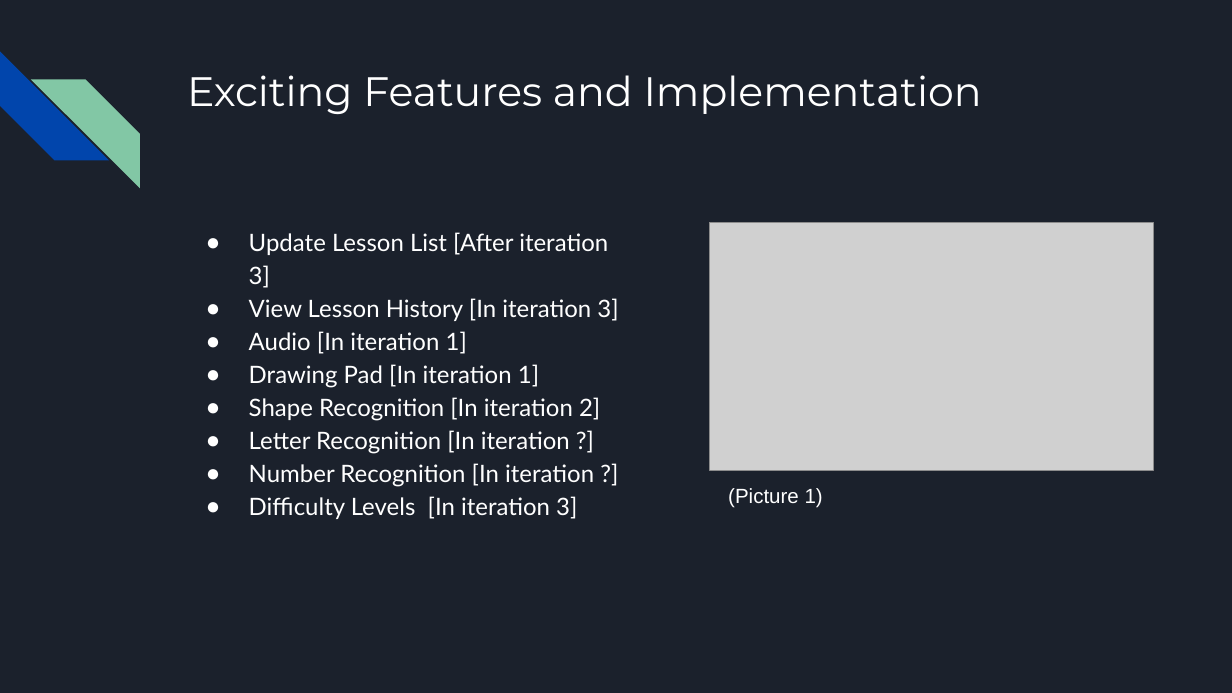
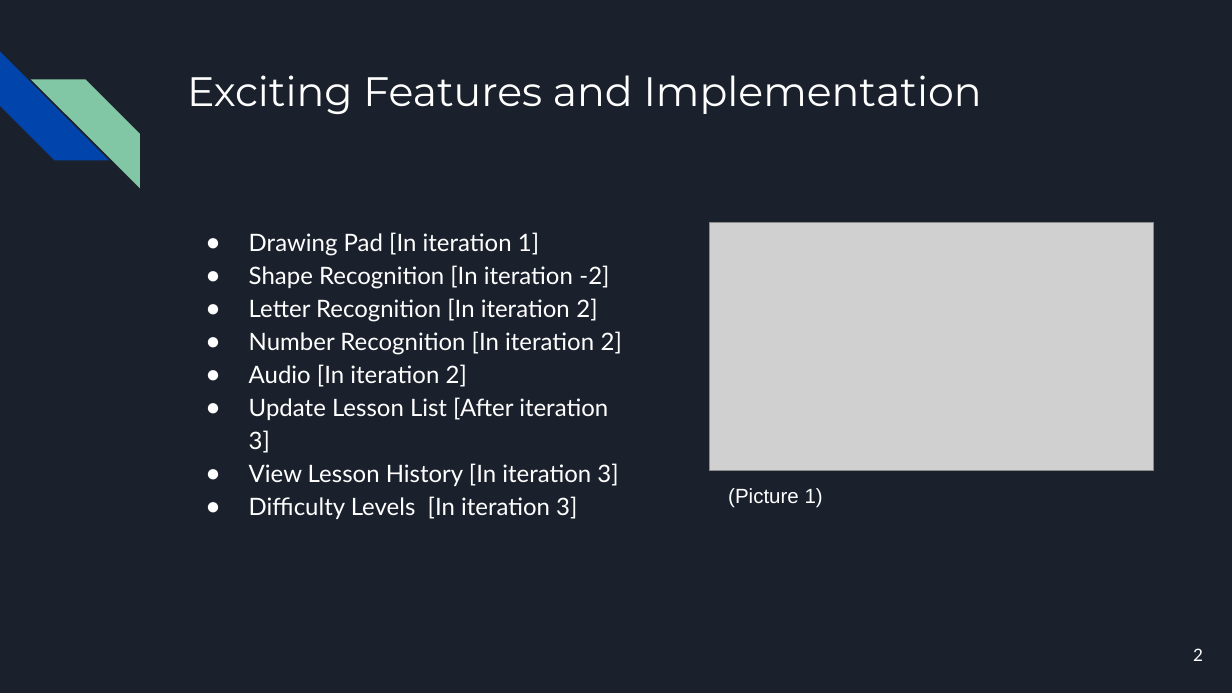
Before and after one commit to zacherygentry/CSE-3311, a slide deck: slide 2 of edU_ Iteration 1.pptx. Drawn at 1232x693 pixels with LibreOffice and Linux fonts; fonts in the diff are those of the drawing; grey boxes stand for pictures. Boxes give left, top, right and bottom in pixels: in the first picture for what was removed or moved away, otherwise in the second. Text is boxed around its words. In the diff, an @@ line names an element or a change of style, - is before the commit and + after.

```diff
--- a/edU_ Iteration 1.pptx
+++ b/edU_ Iteration 1.pptx
@@ text at box(249, 232, 622, 387): paragraphs added @@
+● Drawing Pad [In iteration 1]
+● Shape Recognition [In iteration -2]
+● Letter Recognition [In iteration 2]
+● Number Recognition [In iteration 2]
+● Audio [In iteration 2]
@@ text at box(249, 331, 600, 487): paragraphs removed @@
-● Audio [In iteration 1]
-● Drawing Pad [In iteration 1]
-● Shape Recognition [In iteration 2]
-● Letter Recognition [In iteration ?]
-● Number Recognition [In iteration ?]
@@ page number added at box(1193, 648, 1203, 661), 10 pt, text #FFFFFF @@
+2
```
Also in this commit, not shown: 5 other slides changed, 2 slides added.
